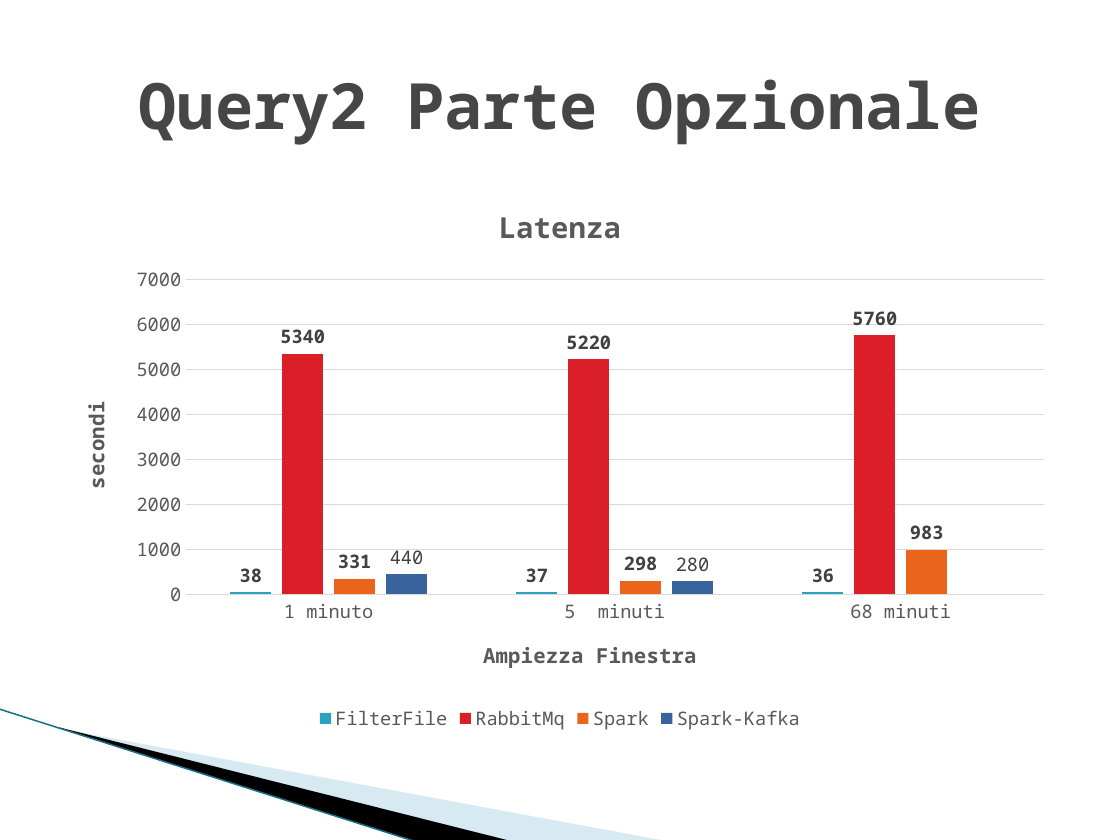
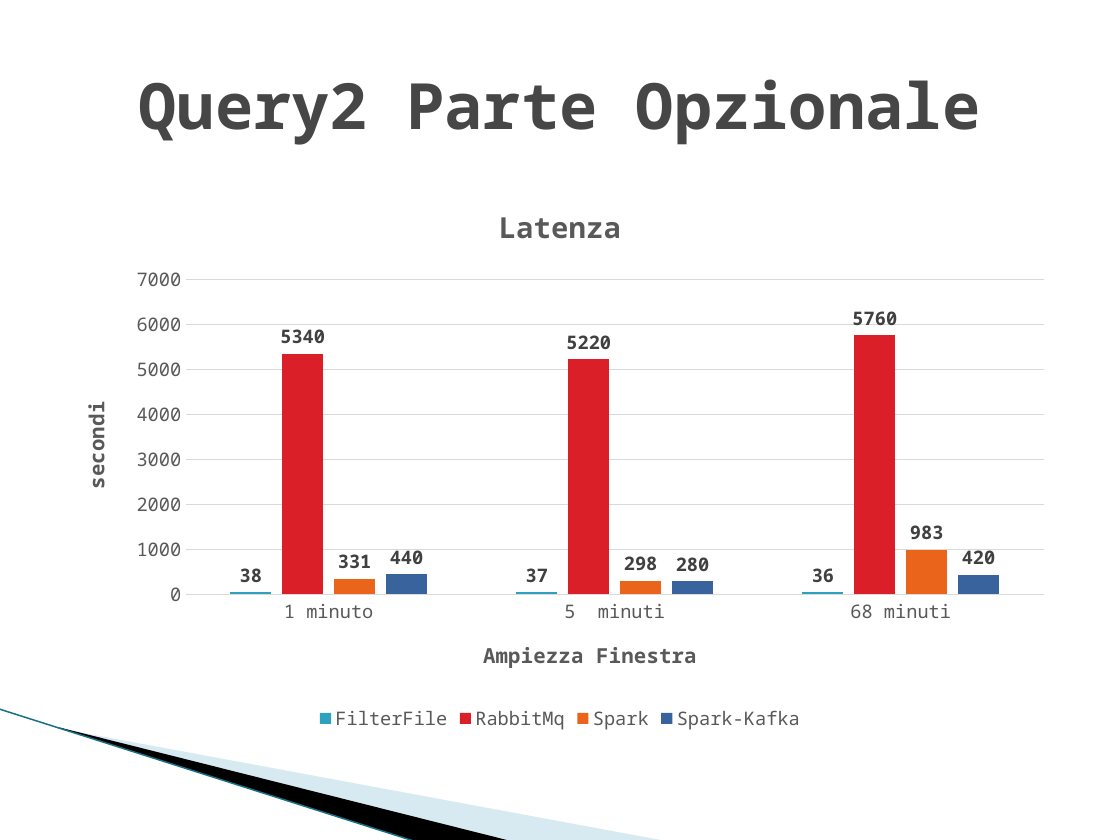
Before and after one commit to alexiey91/Flink, a slide deck: slide 24 of SABD2.pptx. Drawn at 1120x840 pixels with LibreOffice and Linux fonts; fonts in the diff are those of the drawing; background and template pictures are left out. Boxes give left, top, right and bottom in pixels: in the first picture for what was removed or moved away, otherwise in the second. Text is boxed around its words. In the diff, an @@ line names an element or a change of style, - is before the commit and + after.

```diff
--- a/SABD2.pptx
+++ b/SABD2.pptx
@@ column chart at (x1=56, y1=181, x2=1064, y2=736) @@
@@ Spark-Kafka, 68 minuti: - to 420 @@
@@ data labels of Spark-Kafka changed @@
```
Also in this commit, not shown: 7 other slides changed.
